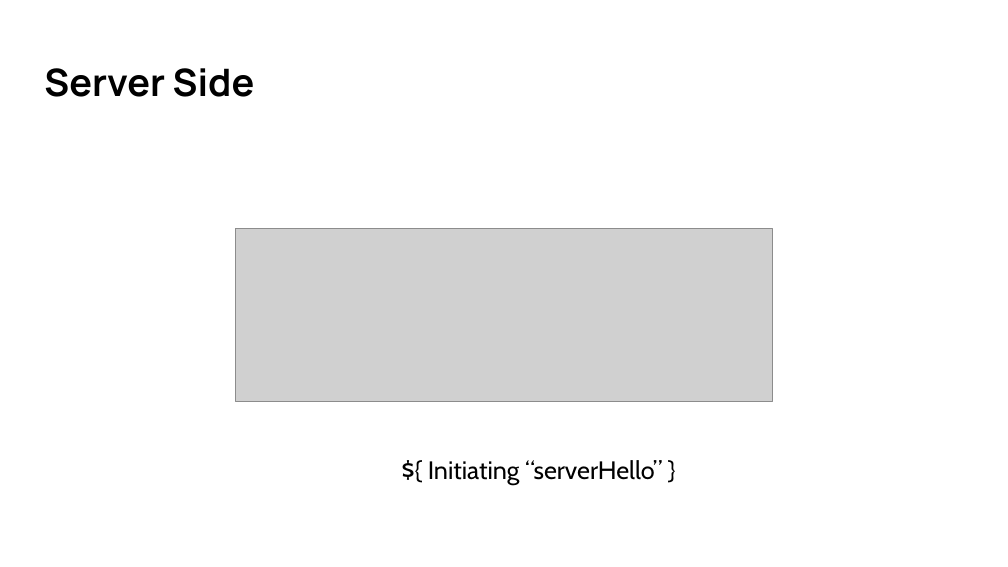
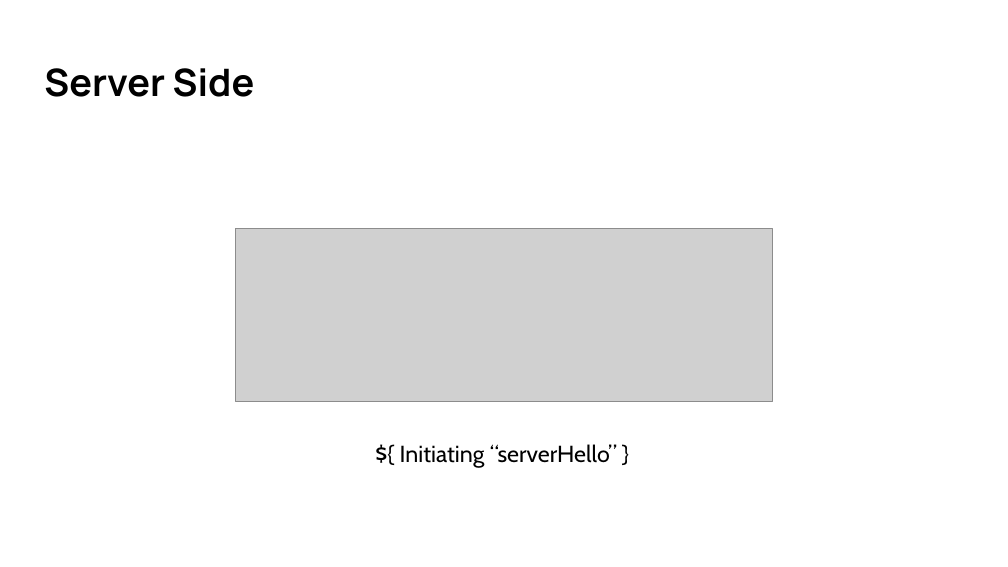
Before and after one commit to yesiamjc/IT_GR14, a slide deck: slide 10 of Presentation/PPT.pptx. Drawn at 1008x567 pixels with LibreOffice and Linux fonts; fonts in the diff are those of the drawing; grey boxes stand for pictures. Boxes give left, top, right and bottom in pixels: in the first picture for what was removed or moved away, otherwise in the second. Text is boxed around its words. In the diff, an @@ line names an element or a change of style, - is before the commit and + after.

```diff
--- a/Presentation/PPT.pptx
+++ b/Presentation/PPT.pptx
@@ text "${ Initiating “serverHello” }" at <box>400,444,617,468</box>: size 18 to 16.6 pt @@
```
Also in this commit, not shown: 6 other slides changed.
